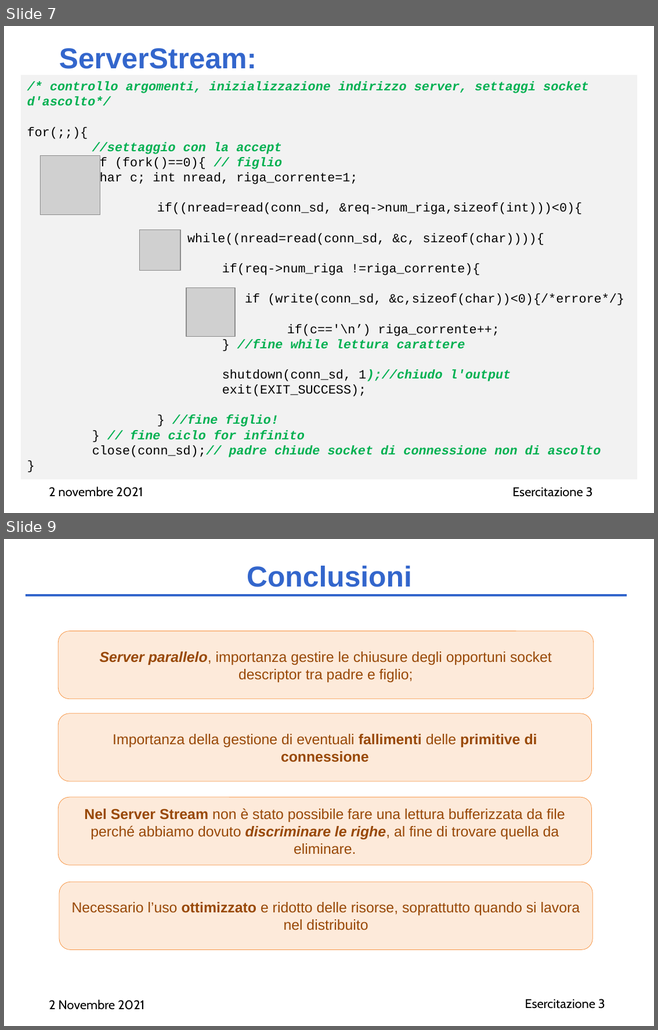
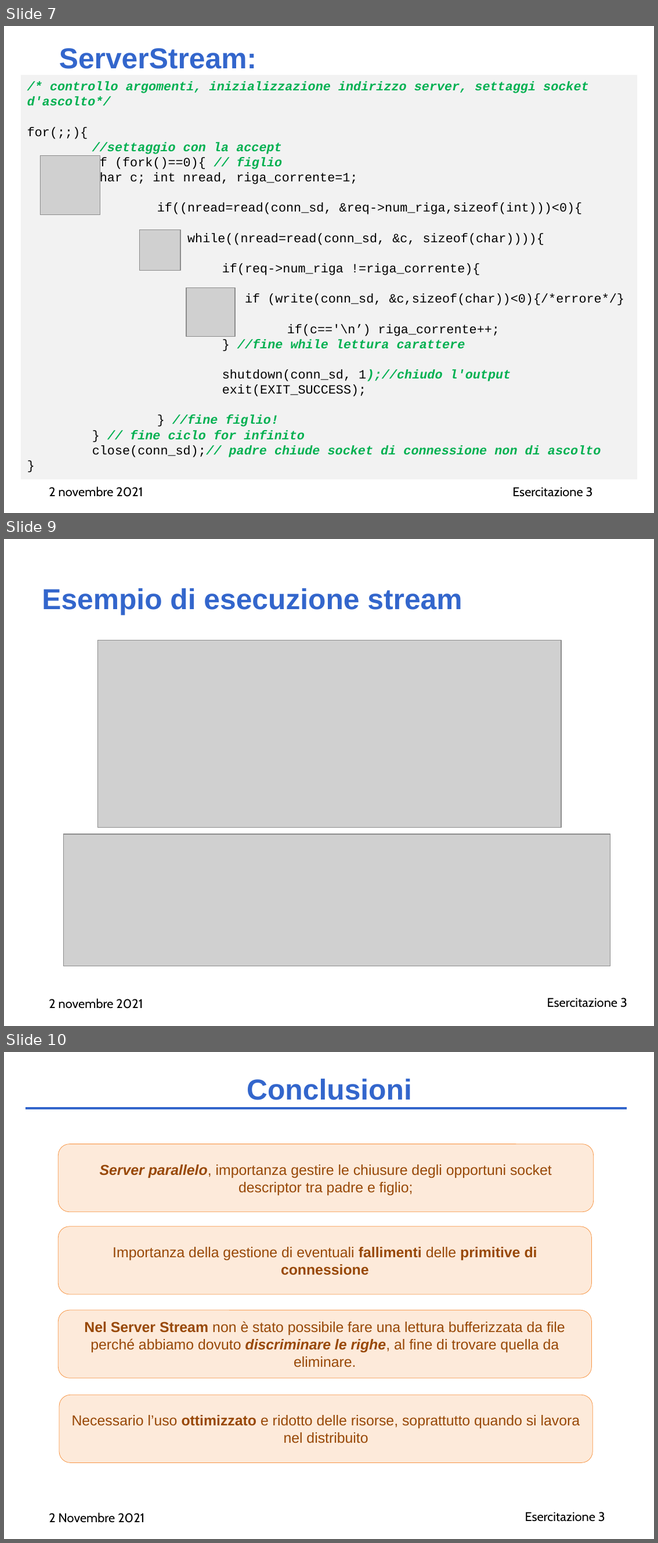
Before and after one commit to AliceTurrini/RetiCalcolatori, a slide deck: Es3/Presentazione_es3_2_novembre.pptx. Shown one above the other, each under a label of ours: slides 7 and 9 before the commit, slides 7, 9 and 10 after it; the slides between them are not shown. The pictures are 658x1030 and 658x1543 pixels, drawn with LibreOffice and Linux fonts; fonts in the diff are those of the drawing; grey boxes stand for pictures. Boxes give left, top, right and bottom in pixels: in the first picture for what was removed or moved away, otherwise in the second. Text is boxed around its words. In the diff, an @@ line names an element or a change of style, - is before the commit and + after.

```diff
--- a/Es3/Presentazione_es3_2_novembre.pptx
+++ b/Es3/Presentazione_es3_2_novembre.pptx
@@ slide 9 added at [4,539,654,1026], background #FFFFFF @@
@@ title added at [42,588,462,616], 32 pt, text #3366CC, bold @@
+Esempio di esecuzione stream
@@ picture added at [97,641,561,828] @@
@@ picture added at [64,834,610,966] @@
@@ text added at [49,998,143,1009], 14 pt, text #000000 @@
+2 novembre 2021
@@ text added at [547,998,627,1008], 14 pt, text #000000 @@
+Esercitazione 3
@@ what was slide 9 is now slide 10 @@
```
Also in this commit, not shown: 1 slide changed.
